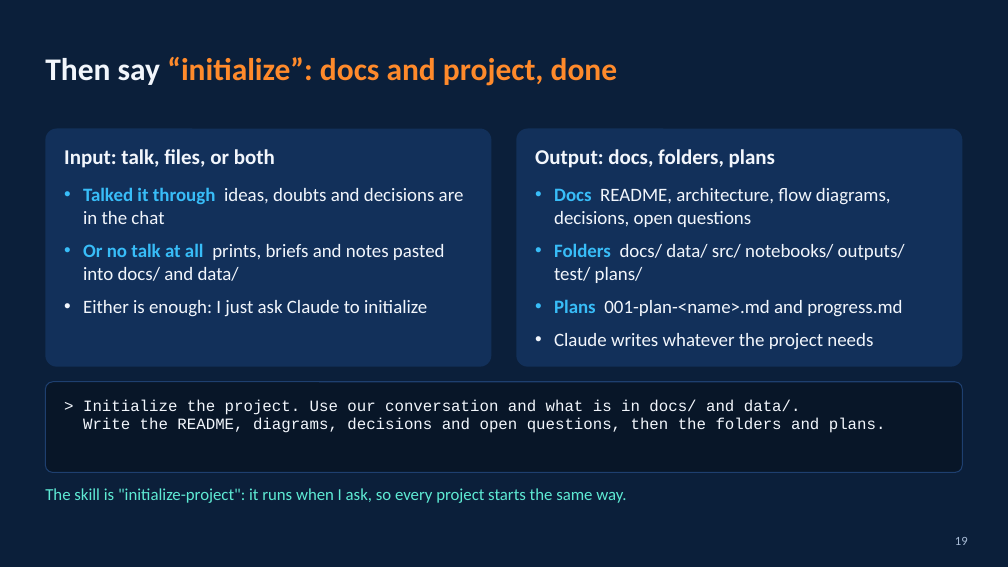
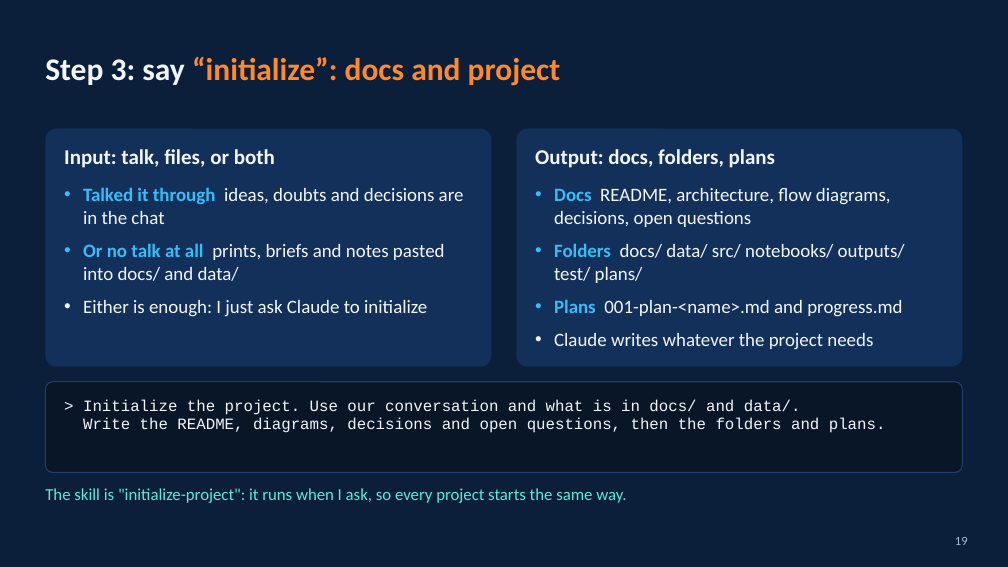
Before and after one commit to HinePo/ai-agent-learning-path, a slide deck: slide 19 of resources/claude_code_vscode_tricks.pptx. Drawn at 1008x567 pixels with LibreOffice and Linux fonts; fonts in the diff are those of the drawing. Boxes give left, top, right and bottom in pixels: in the first picture for what was removed or moved away, otherwise in the second. Text is boxed around its words. In the diff, an @@ line names an element or a change of style, - is before the commit and + after.

```diff
--- a/resources/claude_code_vscode_tricks.pptx
+++ b/resources/claude_code_vscode_tricks.pptx
@@ title at [45,57,561,86]: text changed @@
-Then say “initialize”: docs and project, done
+Step 3: say “initialize”: docs and project
```
Also in this commit, not shown: 7 other slides changed, 1 other file.
